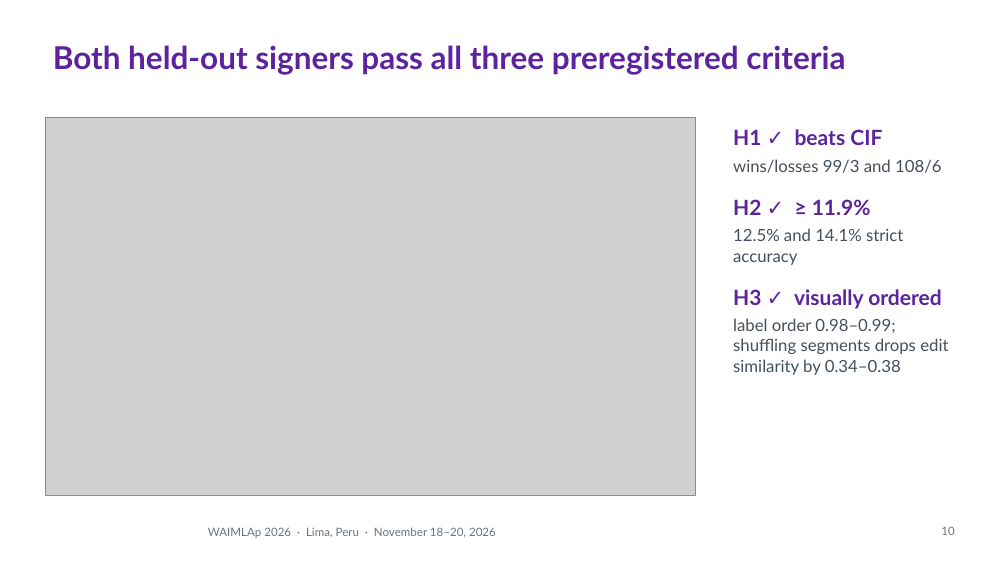
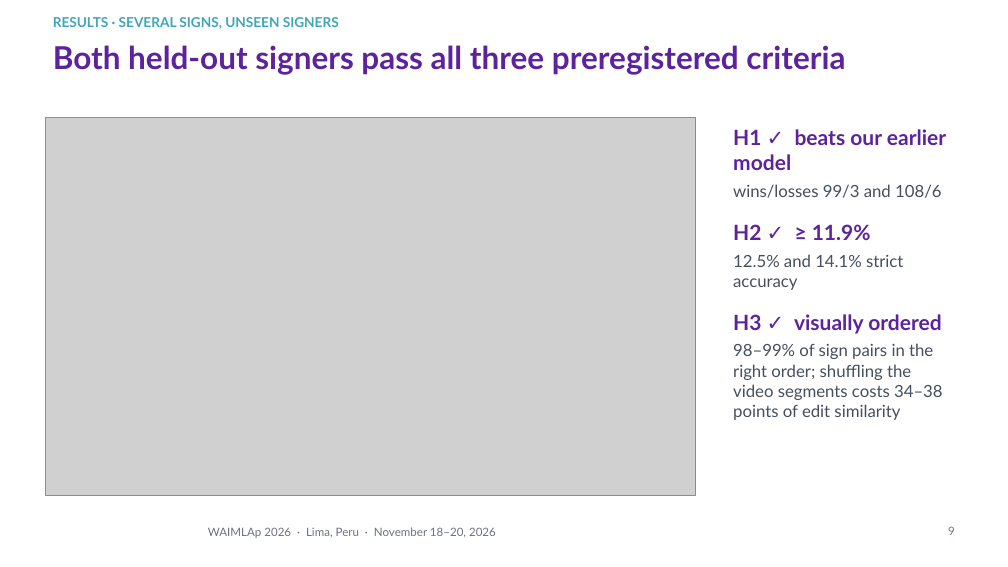
Before and after one commit to Percep3/Imitator, a slide deck: slide 9 of presentation/waimlap2026/imitator_waimlap2026.pptx (slide 10 before the commit). Drawn at 1008x567 pixels with LibreOffice and Linux fonts; fonts in the diff are those of the drawing; grey boxes stand for pictures; background and template pictures are left out. Boxes give left, top, right and bottom in pixels: in the first picture for what was removed or moved away, otherwise in the second. Text is boxed around its words. In the diff, an @@ line names an element or a change of style, - is before the commit and + after.

```diff
--- a/presentation/waimlap2026/imitator_waimlap2026.pptx
+++ b/presentation/waimlap2026/imitator_waimlap2026.pptx
@@ text added at <box>53,17,339,29</box>, 13 pt, text #40A6B8, bold @@
+RESULTS · SEVERAL SIGNS, UNSEEN SIGNERS
@@ text at <box>733,129,946,170</box>: text changed @@
-H1 ✓ beats CIF
+H1 ✓ beats our earlier model
@@ text at <box>733,343,943,420</box>: text changed @@
-label order 0.98–0.99; shuffling segments drops edit similarity by 0.34–0.38
+98–99% of sign pairs in the right order; shuffling the video segments costs 34–38 points of edit similarity
@@ page number at <box>948,526,955,535</box>: text changed @@
-10
+9
```
Also in this commit, not shown: 10 other slides changed, 1 slide added, 1 slide removed, 6 other files.
